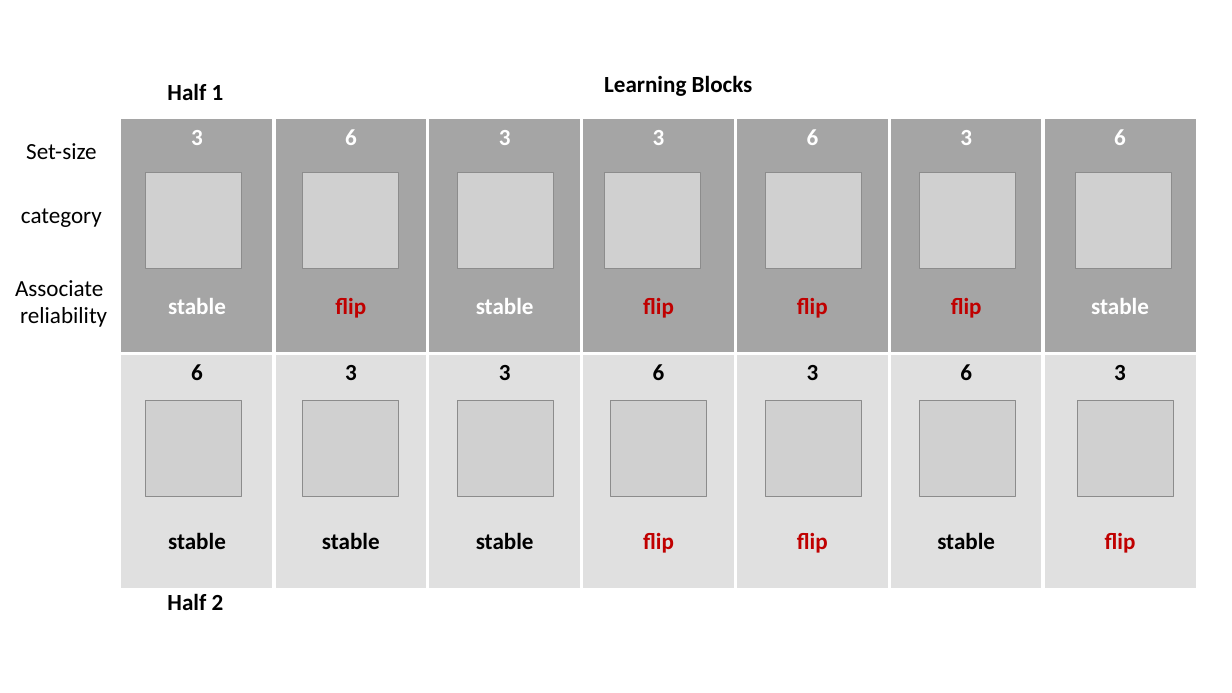
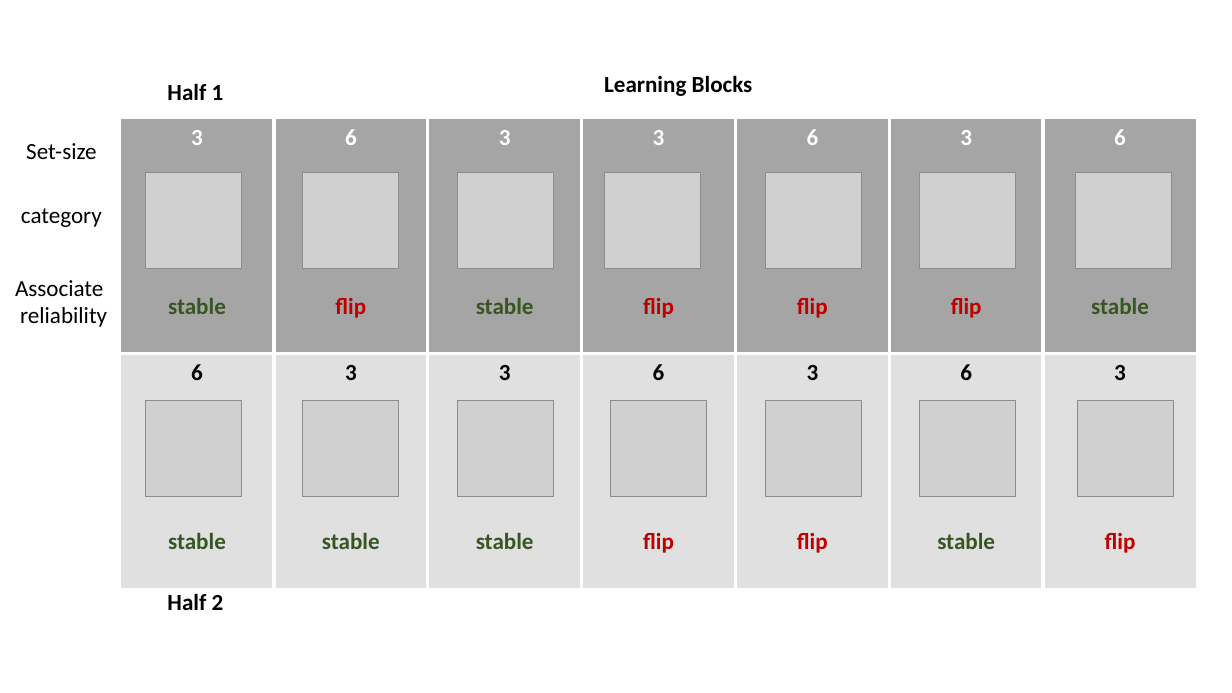
Before and after one commit to theodrosmhaile/RLWM_ACTR, a slide deck: slide 4 of 2022_FRACTAL_VERSION_Share_WMO_TortoiseHare_AnneGECollins/star_stimuli/goals_and_task_proposal.pptx. Drawn at 1232x693 pixels with LibreOffice and Linux fonts; fonts in the diff are those of the drawing; grey boxes stand for pictures. Boxes give left, top, right and bottom in pixels: in the first picture for what was removed or moved away, otherwise in the second. Text is boxed around its words. In the diff, an @@ line names an element or a change of style, - is before the commit and + after.

```diff
--- a/2022_FRACTAL_VERSION_Share_WMO_TortoiseHare_AnneGECollins/star_stimuli/goals_and_task_proposal.pptx
+++ b/2022_FRACTAL_VERSION_Share_WMO_TortoiseHare_AnneGECollins/star_stimuli/goals_and_task_proposal.pptx
@@ table at [120,119,1194,581] @@
@@ text colour #FFFFFF to #385723 in "stable", "stable", "stable" @@
@@ text colour #000000 to #385723 in "stable", "stable", "stable", "stable" @@
```
Also in this commit, not shown: 9 other files.
